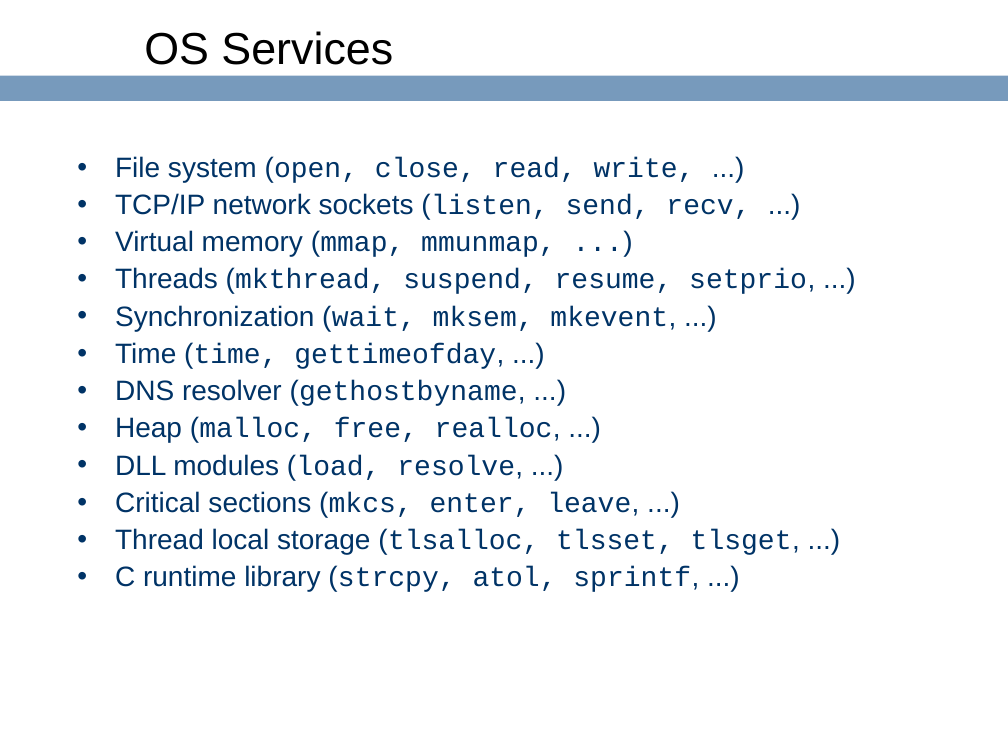
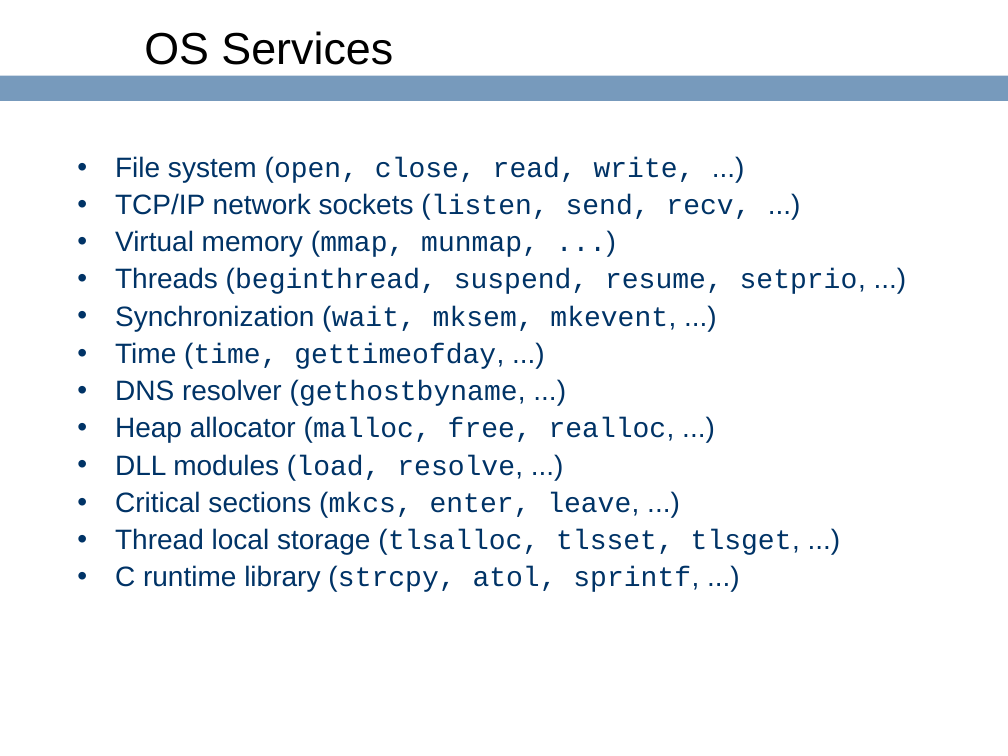
Before and after one commit to ringgaard/sanos, a slide deck: slide 19 of doc/jbox-df.ppt (slide 18 before the commit). Drawn at 1008x756 pixels with LibreOffice and Linux fonts; fonts in the diff are those of the drawing; background and template pictures are left out. Boxes give left, top, right and bottom in pixels: in the first picture for what was removed or moved away, otherwise in the second. Text is boxed around its words. In the diff, an @@ line names an element or a change of style, - is before the commit and + after.

```diff
--- a/doc/jbox-df.ppt
+++ b/doc/jbox-df.ppt
@@ text at [115,230,866,294]: text changed @@
-• Virtual memory (mmap, mmunmap, ...)
-• Threads (mkthread, suspend, resume, setprio, ...)
+• Virtual memory (mmap, munmap, ...)
+• Threads (beginthread, suspend, resume, setprio, ...)
@@ text at [115,416,675,442]: text changed; font Courier New to Arial @@
-• Heap (malloc, free, realloc, ...)
+• Heap allocator (malloc, free, realloc, ...)
```
Also in this commit, not shown: 3 other slides changed, 1 slide added.
